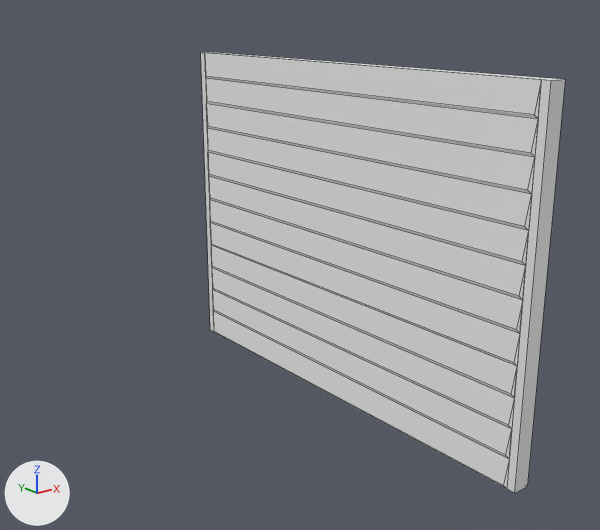
A saved change to the FBX model Assets/_Project/Sources/Pack/Toon Suburban Pack/Models/TSP_House_Wall_Short_12A.fbx.
Rendered twice from a 50 mm lens placed at (-4.69, -5.29, 3.46), pointed at (0.57, 1.28, 0.83). Lighting does not change. The marker at lower left points along +X, +Y and +Z. Mesh edges are drawn as thin lines. Materials are left out; every surface is plain grey. Where no turn or scale is listed for an object, it has been applied to the vertices.

The older version as bpy lines, for what is in view:
```python
me_plane_11928 = bpy.data.meshes.new('Plane.11928')
me_plane_11928.from_pydata(...)  # 62 vertices, 57 faces; spans x -0.09..0.07, y -2.07..2.08, z 0.0..3.0
me_plane_11928.materials.append(mat_atlas_1a_d)
ob_tsp_house_wall_short_12a = bpy.data.objects.new('TSP_House_Wall_Short_12A', me_plane_11928)
ob_tsp_house_wall_short_12a.location = (0.0, 0.0, 0.0)
```
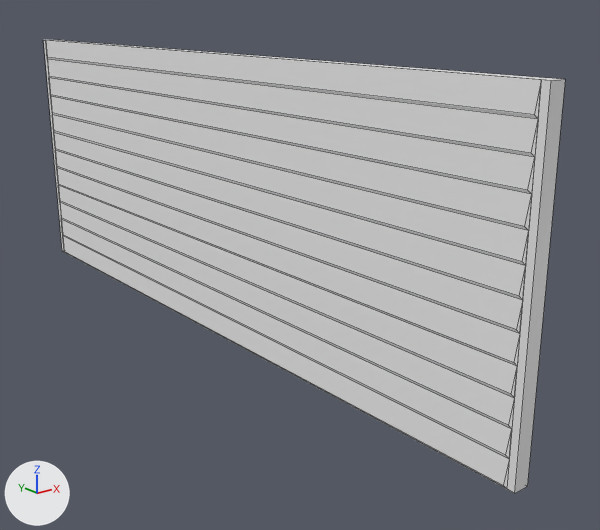
The newer file is also turned or shifted as a whole; pictures and numbers use the older file's frame.

Boxes [x1, y1, x2, y2] around the edits, measured in the pictures (600 x 530 px; the box of a moved part takes in the faces that stretch with it):
'TSP_House_Wall_Short_12A', reshaped (43% wider): before [201, 52, 565, 493]; after [43, 40, 565, 493]
part 1 of me_plane_11928, moved or reshaped: before [201, 52, 395, 334]; after [43, 40, 395, 334]

What the commit changed:
me_plane_11928 has 62 vertices, 57 faces and spans x -0.09..0.07, y -2.07..2.08, z 0.0..3.0.
me_plane_11928 is used by ob_tsp_house_wall_short_12a; location (0.0, 0.0, 0.0).
me_plane_11928 part 1: all 31 vertices in x -0.09..0.07, y 1.92..2.08, z 0.0..3.0 are moved by (0.0, 4.0, 0.0).
